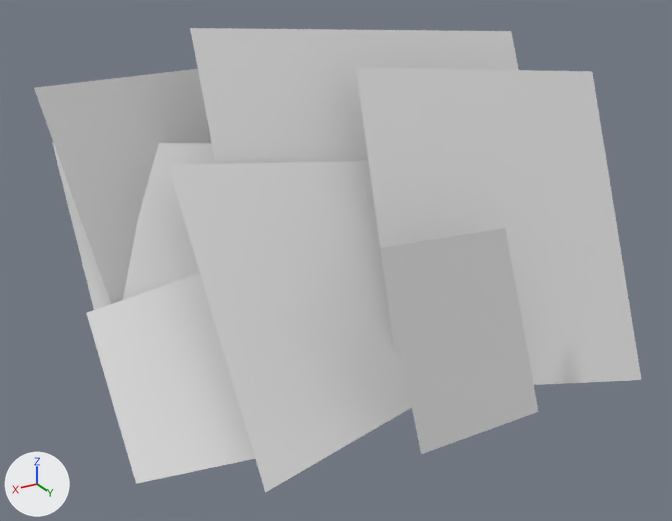
Two versions of the FBX model Mortier FU/Assets/01_Art/Shaders/SH_Vegetation/SM_Plane_Grass_01.fbx, one commit apart.
Camera for both pictures: a 50 mm lens placed at (3.47, 4.55, 3.4), pointed at (0.36, -0.62, 0.81). Every picture has the same lights, and +X, +Y and +Z are marked at lower left. The first picture is the older version. Where no turn or scale is listed for an object, it has been applied to the vertices.

Objects in the first picture: 'Herbe_01'.
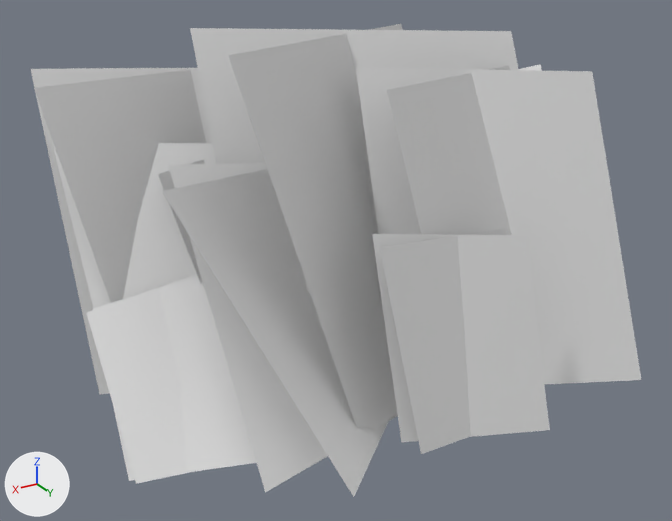
Changed parts and their boxes (x1, y1, x2, y2) in the pictures (672 x 521 px):
```json
{"object": "Herbe_01", "change": "reshaped", "before": [34, 28, 641, 492], "after": [31, 24, 641, 497]}
{"part": 1, "of": "me_herbe_01", "change": "added", "after": [31, 24, 550, 497]}
```

Scene script edits in JSON lines:
```json
{"block": "me_herbe_01", "where": "# used by ob_herbe_01; location = (0.0, 0.0, 0.0)"}
{"op": "remove", "block": "me_herbe_01", "code": "me_herbe_01.from_pydata(...)  # 48 vertices, 12 faces; spans x -2.03..2.17, y -1.98..0.69, z -0.05..2.42"}
{"op": "add", "block": "me_herbe_01", "code": "me_herbe_01.from_pydata(...)  # 84 vertices, 21 faces; spans x -2.27..2.17, y -1.98..0.86, z -0.05..2.42"}
{"block": "me_herbe_01", "change": "me_herbe_01 part 1"}
{"block": "me_herbe_01", "change": "36 vertices are added at x -2.27..2.16, y -1.84..0.86, z -0.05..2.42"}
{"block": "me_herbe_01", "change": "9 new faces join them"}
```
